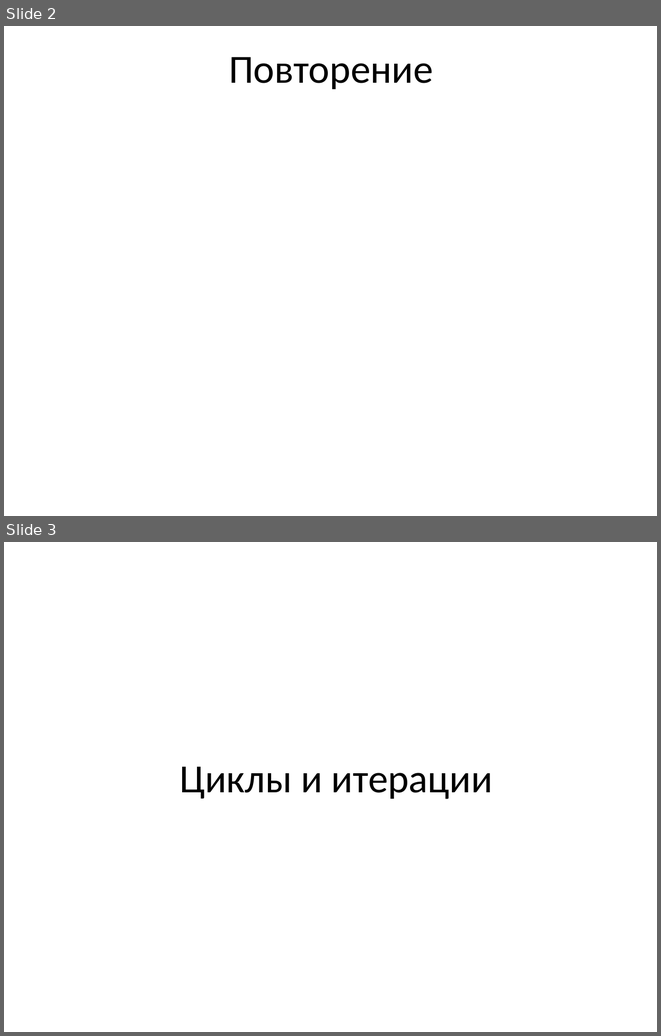
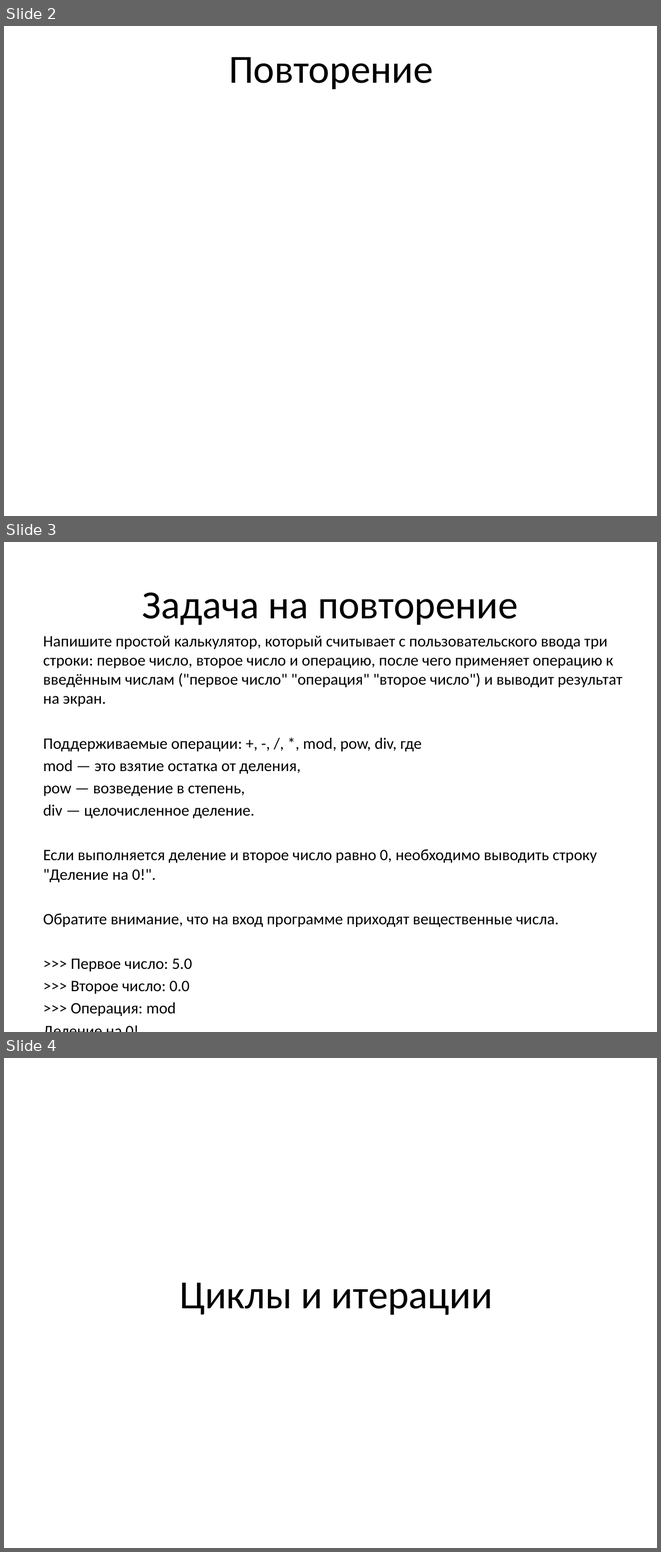
Before and after one commit to maxchv/LearnPython, a slide deck: week02/04.Loops.pptx. Shown one above the other, each under a label of ours: slides 2 and 3 before the commit, slides 2, 3 and 4 after it. The pictures are 661x1036 and 661x1552 pixels, drawn with LibreOffice and Linux fonts; fonts in the diff are those of the drawing. Boxes give left, top, right and bottom in pixels: in the first picture for what was removed or moved away, otherwise in the second. Text is boxed around its words. In the diff, an @@ line names an element or a change of style, - is before the commit and + after.

```diff
--- a/week02/04.Loops.pptx
+++ b/week02/04.Loops.pptx
@@ slide 3 added at bbox=[4, 542, 657, 1032], background #FFFFFF @@
@@ title added at bbox=[142, 592, 518, 625], 44 pt, text #000000 @@
+Задача на повторение
@@ text added at bbox=[43, 635, 623, 1016], 17.6 pt, text #000000 @@
+Напишите простой калькулятор, который считывает с пользовательского ввода три строки: первое число, второе число и операцию, после чего применяет операцию к введённым числам ("первое число" "операция" "второе число") и выводит результат на экран.
+Поддерживаемые операции: +, -, /, *, mod, pow, div, где
+mod — это взятие остатка от деления,
+pow — возведение в степень,
+div — целочисленное деление.
+Если выполняется деление и второе число равно 0, необходимо выводить строку "Деление на 0!".
+Обратите внимание, что на вход программе приходят вещественные числа.
+>>> Первое число: 5.0
+>>> Второе число: 0.0
+>>> Операция: mod
+Деление на 0!
@@ what was slide 3 is now slide 4 @@
```
Also in this commit, not shown: 2 other files.
